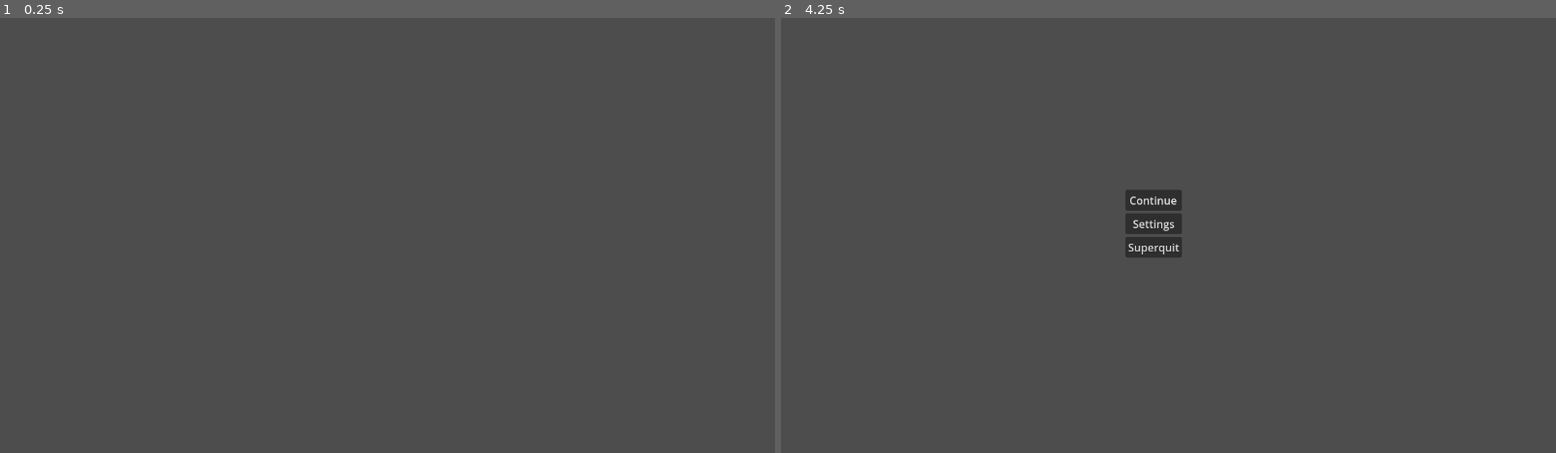
Above: before the commit, frames 1-2 (left to right).
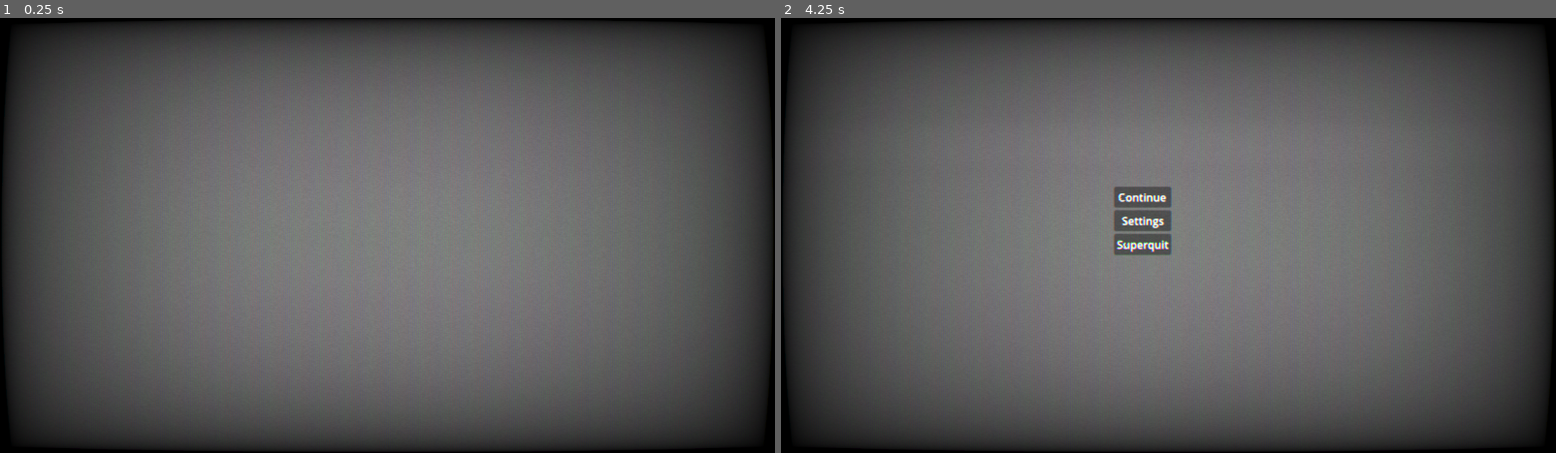
Above: after the commit, the same moments.

Repository: Cheese-Sandwich-Games/Wejammin
Game: Godot game, scene res://Scenes/main.tscn
The game is run twice, just before and just after one commit, with the same random seed, the same clock (stepped at 60 frames per second) and the same inputs.
Inputs:
- Up to frame 1 (0.25 s): no input
- Up to frame 2 (4.25 s): tap Enter at 0.5, 2, 3.5 s; tap Space at 1.25, 2.75 s; tap Tab (Pause) at 4.15 s

The runs differ from the first frame. In frame 1, 61% of the frame differs, in the area x 0-100%, y 0-100%; in frame 2, 61%.

Commit message:
Imported Crt Shader

Diff:
--- a/Components/pause_menu.tscn
+++ b/Components/pause_menu.tscn
@@ -1,6 +1,6 @@
 [gd_scene load_steps=2 format=3 uid="uid://cy2ip55vite3o"]
 
-[ext_resource type="Script" uid="uid://dmbhcdsgc75g1" path="res://pause_menu.gd" id="1_i4170"]
+[ext_resource type="Script" uid="uid://dmbhcdsgc75g1" path="res://Game Logic/Basic Functionality/pausing/pause_menu.gd" id="1_i4170"]
 
 [node name="Pause Menu" type="Control"]
 layout_mode = 3
--- a/Components/pause_scene.tscn
+++ b/Components/pause_scene.tscn
@@ -1,7 +1,7 @@
 [gd_scene load_steps=4 format=3 uid="uid://w4pjbq0cqg2i"]
 
-[ext_resource type="Script" uid="uid://bbvm5b46d8o5i" path="res://Game Logic/Basic Functionality/PauseComponent.gd" id="1_8spke"]
-[ext_resource type="Script" uid="uid://idm1rrakphxm" path="res://Components/pause_scene.gd" id="1_f8iv7"]
+[ext_resource type="Script" uid="uid://bbvm5b46d8o5i" path="res://Game Logic/Basic Functionality/pausing/PauseComponent.gd" id="1_8spke"]
+[ext_resource type="Script" uid="uid://idm1rrakphxm" path="res://Game Logic/Basic Functionality/pausing/pause_scene.gd" id="1_f8iv7"]
 [ext_resource type="PackedScene" uid="uid://cy2ip55vite3o" path="res://Components/pause_menu.tscn" id="3_1mxju"]
 
 [node name="PauseMenu" type="Node2D" node_paths=PackedStringArray("pause_menu")]
--- a/Scenes/main.tscn
+++ b/Scenes/main.tscn
@@ -1,8 +1,25 @@
-[gd_scene load_steps=2 format=3 uid="uid://bdfo2ktxggpi6"]
+[gd_scene load_steps=4 format=3 uid="uid://bdfo2ktxggpi6"]
 
 [ext_resource type="PackedScene" uid="uid://w4pjbq0cqg2i" path="res://Components/pause_scene.tscn" id="1_jjgbg"]
+[ext_resource type="Material" uid="uid://bncmkgal7jj37" path="res://Shading/shaderMat.tres" id="2_bo1nx"]
+
+[sub_resource type="BoxMesh" id="BoxMesh_bo1nx"]
 
 [node name="Main" type="Node2D"]
 
 [node name="PauseMenu" parent="." instance=ExtResource("1_jjgbg")]
 position = Vector2(512, 256)
+
+[node name="Camera2D" type="Camera2D" parent="."]
+process_mode = 3
+position = Vector2(592, 328)
+
+[node name="CrtShader" type="CanvasLayer" parent="Camera2D"]
+process_mode = 3
+
+[node name="Shader" type="MeshInstance2D" parent="Camera2D/CrtShader"]
+process_mode = 4
+material = ExtResource("2_bo1nx")
+position = Vector2(579.1332, 316.20142)
+scale = Vector2(-1170.5518, 663.96075)
+mesh = SubResource("BoxMesh_bo1nx")
--- /dev/null
+++ b/Shading/crt.gdshader
@@ -0,0 +1,183 @@
+/*
+Shader from Godot Shaders - the free shader library.
+
+This shader is under CC0 license. Feel free to use, improve and
+change this shader according to your needs and consider sharing
+the modified result to godotshaders.com.
+
+Optimised and packed by @c64cosmin
+If you do use this please share it with me
+Would love to see what you're making with it <3
+
+It's a combination of these two shaders
+~godotshaders.com/shader/VHS-and-CRT-monitor-effect
+godotshaders.com/shader/crt-shader-with-realistic-blurring/
+
+CRT grille and rolling lines made by @c64cosmin
+Vignette and warping effect was made by pend00
+Scanlines are from "TimothyLottes" FROM SHADERTOY
+Then ported by AHOPNESS (@ahopness)
+https://www.shadertoy.com/view/MsjXzh
+*/
+
+shader_type canvas_item;
+
+uniform sampler2D SCREEN_TEXTURE: hint_screen_texture;
+
+uniform vec2 resolution = vec2(320.0, 180.0);
+
+uniform float scan_line_amount :hint_range(0.0, 1.0) = 0.078;
+uniform float warp_amount :hint_range(0.0, 5.0) = 0.21;
+uniform float noise_amount :hint_range(0.0, 0.3) = 0.01;
+uniform float interference_amount :hint_range(0.0, 1.0) = 0.2;
+uniform float grille_amount :hint_range(0.0, 1.0) = 0.1;
+uniform float grille_size :hint_range(1.0, 5.0) = 1.0;
+uniform float vignette_amount :hint_range(0.0, 4) = 0.225;
+uniform float vignette_intensity : hint_range(0.0, 1.0) = 0.665;
+uniform float aberation_amount :hint_range(0.0, 1.0) = 0.5;
+uniform float roll_line_amount :hint_range(0.0, 1.0) = 0.015;
+uniform float roll_speed :hint_range(-8.0, 8.0) = 0.325;
+uniform float scan_line_strength :hint_range(-12.0, -1.0) = -1.0;
+uniform float pixel_strength :hint_range(-4.0, 0.0) = 0;
+
+float random(vec2 uv){
+    return fract(cos(uv.x * 83.4827 + uv.y * 92.2842) * 43758.5453123);
+}
+
+vec3 fetch_pixel(vec2 uv, vec2 off){
+	vec2 pos = floor(uv * resolution + off) / resolution + vec2(0.5) / resolution;
+
+	float noise = 0.0;
+	if(noise_amount > 0.0){
+		noise = random(pos + fract(TIME)) * noise_amount;
+	}
+
+	if(max(abs(pos.x - 0.5), abs(pos.y - 0.5)) > 0.5){
+		return vec3(0.0, 0.0, 0.0);
+	}
+
+	vec3 clr = texture(SCREEN_TEXTURE , pos, -16.0).rgb + noise;
+	return clr;
+}
+
+// Distance in emulated pixels to nearest texel.
+vec2 Dist(vec2 pos){
+	pos = pos * resolution;
+	return - ((pos - floor(pos)) - vec2(0.5));
+}
+
+// 1D Gaussian.
+float Gaus(float pos, float scale){ return exp2(scale * pos * pos); }
+
+// 3-tap Gaussian filter along horz line.
+vec3 Horz3(vec2 pos, float off){
+	vec3 b = fetch_pixel(pos, vec2(-1.0, off));
+	vec3 c = fetch_pixel(pos, vec2( 0.0, off));
+	vec3 d = fetch_pixel(pos, vec2( 1.0, off));
+	float dst = Dist(pos).x;
+
+	// Convert distance to weight.
+	float scale = pixel_strength;
+	float wb = Gaus(dst - 1.0, scale);
+	float wc = Gaus(dst + 0.0, scale);
+	float wd = Gaus(dst + 1.0, scale);
+
+	// Return filtered sample.
+	return (b * wb + c * wc + d * wd) / (wb + wc + wd);
+}
+
+// Return scanline weight.
+float Scan(vec2 pos, float off){
+	float dst = Dist(pos).y;
+
+	return Gaus(dst + off, scan_line_strength);
+}
+
+// Allow nearest three lines to effect pixel.
+vec3 Tri(vec2 pos){
+	vec3 clr = fetch_pixel(pos, vec2(0.0));
+	if(scan_line_amount > 0.0){
+		vec3 a = Horz3(pos,-1.0);
+		vec3 b = Horz3(pos, 0.0);
+		vec3 c = Horz3(pos, 1.0);
+
+		float wa = Scan(pos,-1.0);
+		float wb = Scan(pos, 0.0);
+		float wc = Scan(pos, 1.0);
+
+		vec3 scanlines = a * wa + b * wb + c * wc;
+		clr = mix(clr, scanlines, scan_line_amount);
+	}
+	return clr;
+}
+
+// Takes in the UV and warps the edges, creating the spherized effect
+vec2 warp(vec2 uv){
+	vec2 delta = uv - 0.5;
+	float delta2 = dot(delta.xy, delta.xy);
+	float delta4 = delta2 * delta2;
+	float delta_offset = delta4 * warp_amount;
+
+	vec2 warped = uv + delta * delta_offset;
+	return (warped - 0.5) / mix(1.0,1.2,warp_amount/5.0) + 0.5;
+}
+
+float vignette(vec2 uv){
+	uv *= 1.0 - uv.xy;
+	float vignette = uv.x * uv.y * 15.0;
+	return pow(vignette, vignette_intensity * vignette_amount);
+}
+
+float floating_mod(float a, float b){
+	return a - b * floor(a/b);
+}
+
+vec3 grille(vec2 uv){
+	float unit = PI / 3.0;
+	float scale = 2.0*unit/grille_size;
+	float r = smoothstep(0.5, 0.8, cos(uv.x*scale - unit));
+	float g = smoothstep(0.5, 0.8, cos(uv.x*scale + unit));
+	float b = smoothstep(0.5, 0.8, cos(uv.x*scale + 3.0*unit));
+	return mix(vec3(1.0), vec3(r,g,b), grille_amount);
+}
+
+float roll_line(vec2 uv){
+	float x = uv.y * 3.0 - TIME * roll_speed;
+	float f = cos(x) * cos(x * 2.35 + 1.1) * cos(x * 4.45 + 2.3);
+	float roll_line = smoothstep(0.5, 0.9, f);
+	return roll_line * roll_line_amount;
+}
+
+void fragment(){
+	vec2 pix = FRAGCOORD.xy;
+	vec2 pos = warp(SCREEN_UV);
+
+	float line = 0.0;
+	if(roll_line_amount > 0.0){
+		line = roll_line(pos);
+	}
+
+	vec2 sq_pix = floor(pos * resolution) / resolution + vec2(0.5) / resolution;
+	if(interference_amount + roll_line_amount > 0.0){
+		float interference = random(sq_pix.yy + fract(TIME));
+		pos.x += (interference * (interference_amount + line * 6.0)) / resolution.x;
+	}
+
+	vec3 clr = Tri(pos);
+	if(aberation_amount > 0.0){
+		float chromatic = aberation_amount + line * 2.0;
+		vec2 chromatic_x = vec2(chromatic,0.0) / resolution.x;
+		vec2 chromatic_y = vec2(0.0, chromatic/2.0) / resolution.y;
+		float r = Tri(pos - chromatic_x).r;
+		float g = Tri(pos + chromatic_y).g;
+		float b = Tri(pos + chromatic_x).b;
+		clr = vec3(r,g,b);
+	}
+
+	if(grille_amount > 0.0)clr *= grille(pix);
+	clr *= 1.0 + scan_line_amount * 0.6 + line * 3.0 + grille_amount * 2.0;
+	if(vignette_amount > 0.0)clr *= vignette(pos);
+
+	COLOR.rgb = clr;
+	COLOR.a = 1.0;
+}
--- /dev/null
+++ b/Shading/shaderMat.tres
@@ -0,0 +1,20 @@
+[gd_resource type="ShaderMaterial" load_steps=2 format=3 uid="uid://bncmkgal7jj37"]
+
+[ext_resource type="Shader" uid="uid://dser2e5tgecvc" path="res://Shading/crt.gdshader" id="1_ii2br"]
+
+[resource]
+shader = ExtResource("1_ii2br")
+shader_parameter/resolution = Vector2(1152, 649)
+shader_parameter/scan_line_amount = 0.2690000127775
+shader_parameter/warp_amount = 0.1610000076475
+shader_parameter/noise_amount = 0.0390000018525
+shader_parameter/interference_amount = 0.13200000627
+shader_parameter/grille_amount = 0.1
+shader_parameter/grille_size = 1.0
+shader_parameter/vignette_amount = 1.662000078945
+shader_parameter/vignette_intensity = 0.22000001045
+shader_parameter/aberation_amount = 1.0
+shader_parameter/roll_line_amount = 0.015
+shader_parameter/roll_speed = 0.325
+shader_parameter/scan_line_strength = -1.0
+shader_parameter/pixel_strength = 0.0
Renamed: Game Logic/Basic Functionality/PauseComponent.gd -> Game Logic/Basic Functionality/pausing/PauseComponent.gd
Renamed: Game Logic/Basic Functionality/PauseComponent.gd.uid -> Game Logic/Basic Functionality/pausing/PauseComponent.gd.uid
Renamed: pause_component.gd -> Game Logic/Basic Functionality/pausing/pause_component.gd
Renamed: pause_component.gd.uid -> Game Logic/Basic Functionality/pausing/pause_component.gd.uid
Renamed: pause_menu.gd -> Game Logic/Basic Functionality/pausing/pause_menu.gd
Renamed: pause_menu.gd.uid -> Game Logic/Basic Functionality/pausing/pause_menu.gd.uid
Renamed: Components/pause_scene.gd -> Game Logic/Basic Functionality/pausing/pause_scene.gd
Renamed: Components/pause_scene.gd.uid -> Game Logic/Basic Functionality/pausing/pause_scene.gd.uid
Not shown, added: Shading/crt.gdshader.uid
